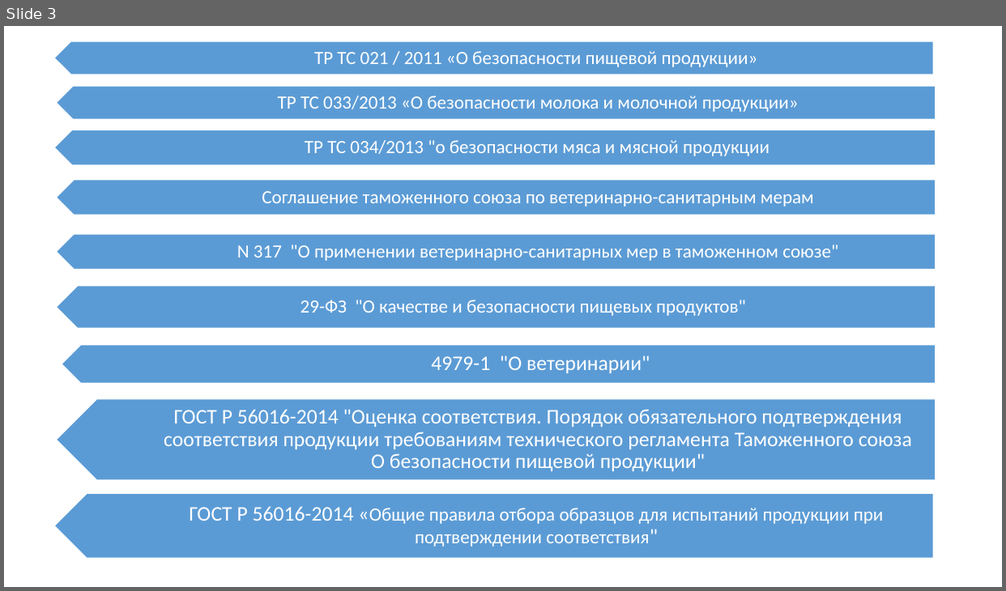
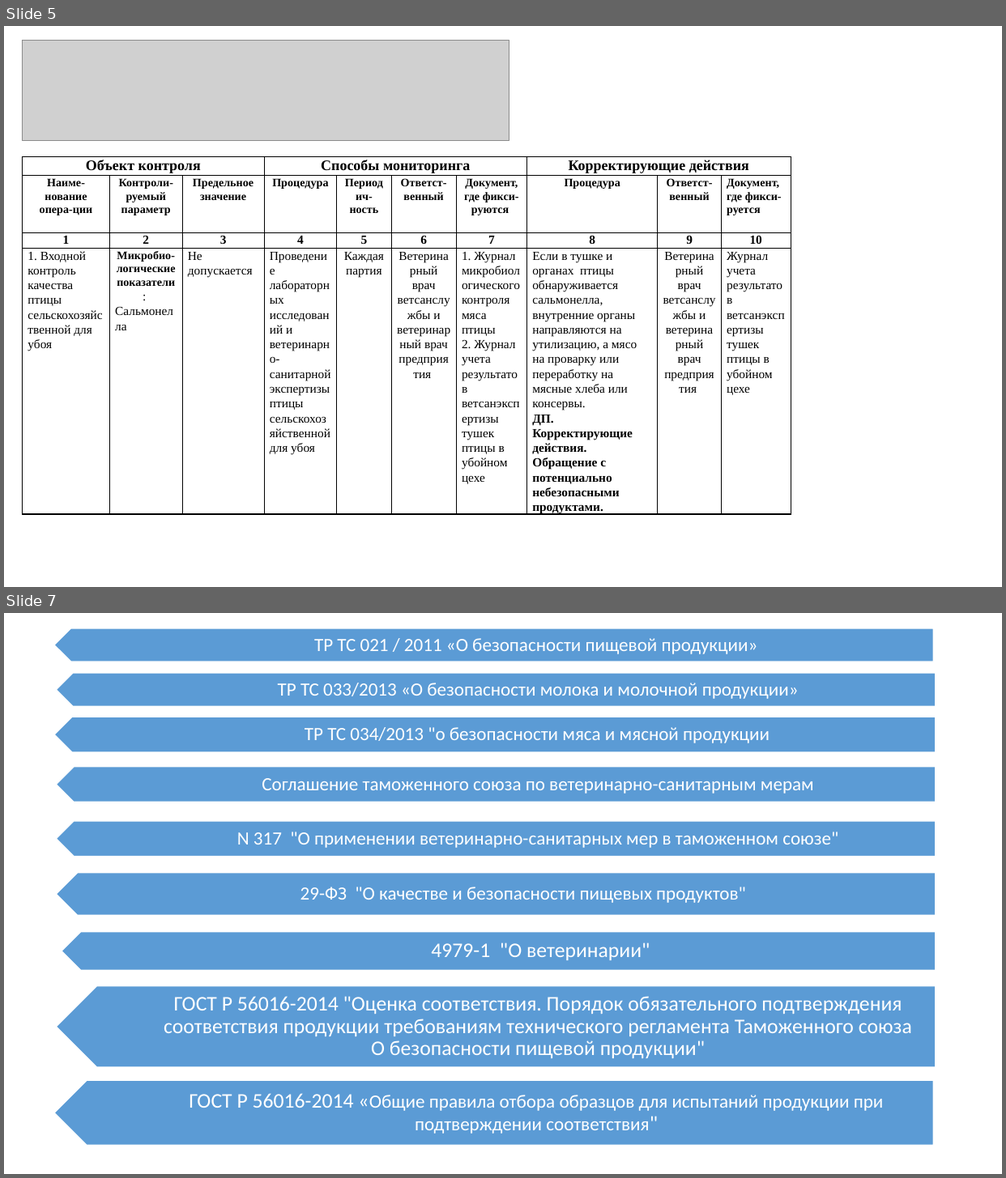
Before and after one commit to im7mortal/disser, a slide deck: Презентация.pptx. Shown one above the other, each under a label of ours: slide 3 before the commit, slides 5 and 7 after it; the slides between them are not shown. The pictures are 1006x591 and 1006x1178 pixels, drawn with LibreOffice and Linux fonts; fonts in the diff are those of the drawing; grey boxes stand for pictures. Boxes give left, top, right and bottom in pixels: in the first picture for what was removed or moved away, otherwise in the second. Text is boxed around its words. In the diff, an @@ line names an element or a change of style, - is before the commit and + after.

```diff
--- a/Презентация.pptx
+++ b/Презентация.pptx
@@ slide 5 added at [4,26,1002,587], background #FFFFFF @@
@@ picture added at [23,41,509,140] @@
@@ table added at [23,157,792,539], 4 rows, 10 columns @@
+Объект контроля |  |  | Способы мониторинга |  |  |  | Корректирующие действия |  | 
+Наиме-нование опера-ции | Контроли-руемый параметр | Предельное значение | Процедура | Периодич-ность | Ответст-венный | Документ, где фикси-руются | Процедура | Ответст-венный | Документ, где фикси-руется
+1 | 2 | 3 | 4 | 5 | 6 | 7 | 8 | 9 | 10
+1. Входной контроль качества птицы сельскохозяйственной для убоя | Микробио-логические показатели: / Сальмонелла | Не допускается | Проведение лабораторных исследований и ветеринарно-санитарной экспертизы птицы сельскохозяйственной для убоя | Каждая партия | Ветеринарный врач ветсанслужбы и ветеринарный врач предприятия | 1. Журнал микробиологического контроля мяса птицы / 2. Журнал учета результатов ветсанэкспертизы тушек птицы в убойном цехе | Если в тушке и органах птицы обнаруживается сальмонелла, внутренние органы направляются на утилизацию, а мясо на проварку или переработку на мясные хлеба или консервы. / ДП. / Корректирующие действия. Обращение с потенциально небезопасными продуктами. | Ветеринарный врач ветсанслужбы и ветеринарный врач предприятия | Журнал учета результатов ветсанэкспертизы тушек птицы в убойном цехе
@@ what was slide 3 is now slide 7 @@
```
Also in this commit, not shown: 6 other slides added, 1 other file.
